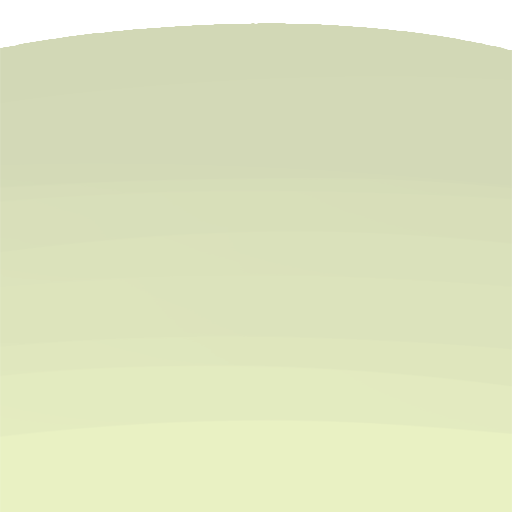
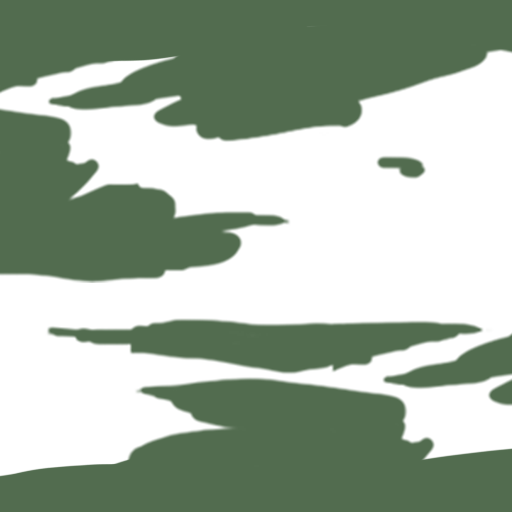
The second 512 x 512 image is a revision of the first. Changes to its layers:
added layer "레이어 3" above "레이어 2" over [left=0, top=0, right=512, bottom=512]
added layer "레이어 2" above "풀밭" over [left=0, top=19, right=512, bottom=283]
hid "풀밭" over [left=0, top=23, right=512, bottom=512]
